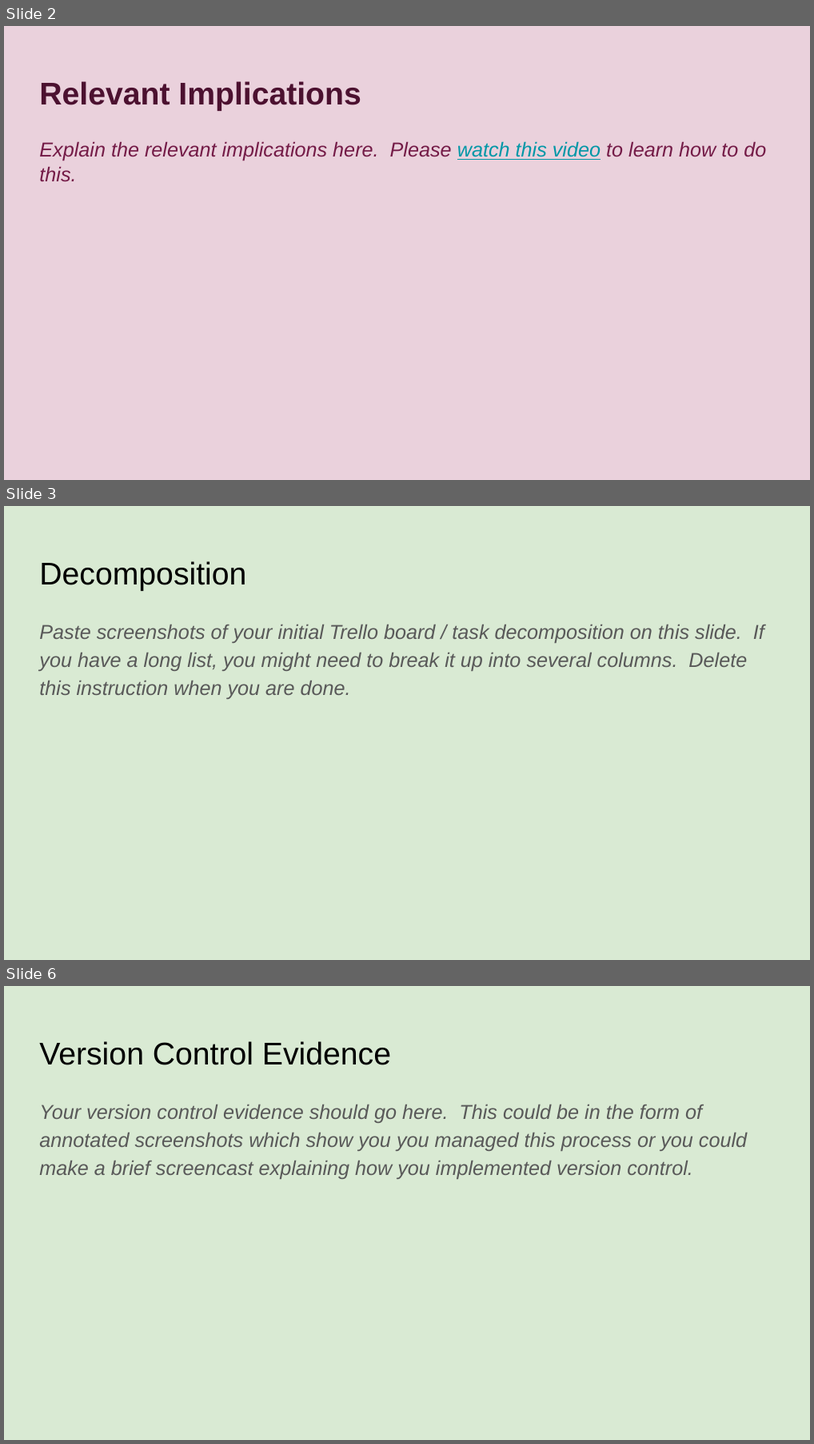
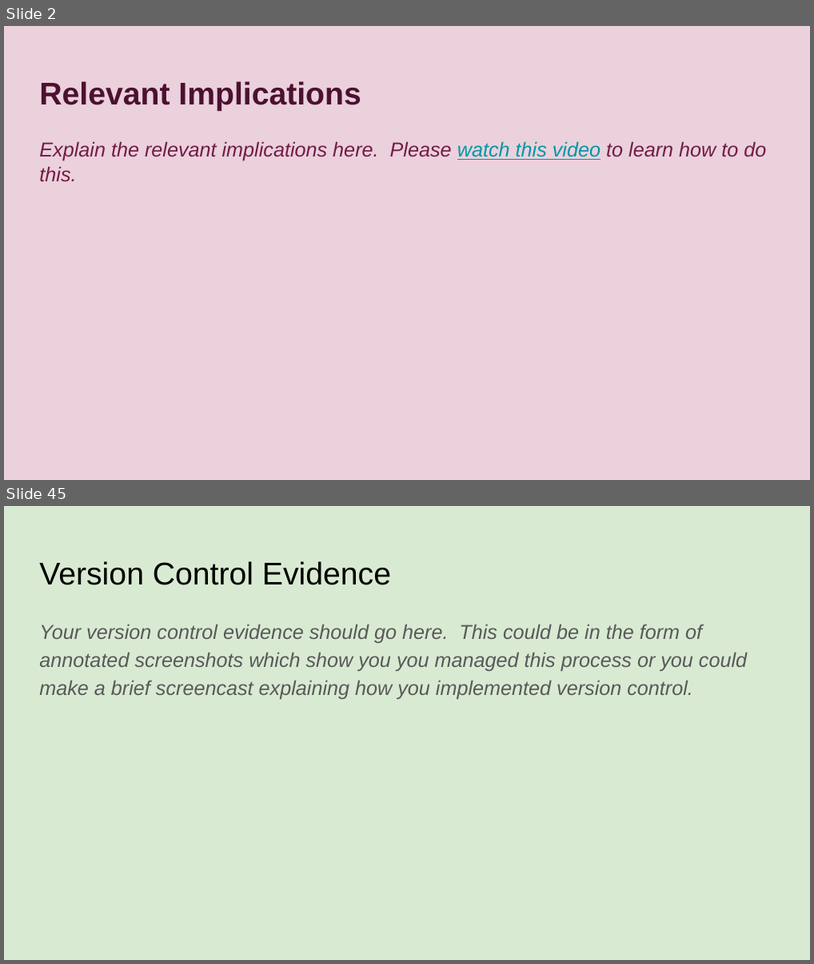
Before and after one commit to LaurenceStewart/Pizza_Bot, a slide deck: 022_91893+_+91897+Documentation.pptx. Shown one above the other, each under a label of ours: slides 2, 3 and 6 before the commit, slides 2 and 45 after it; the slides between them are not shown. The pictures are 814x1444 and 814x964 pixels, drawn with LibreOffice and Linux fonts; fonts in the diff are those of the drawing. Boxes give left, top, right and bottom in pixels: in the first picture for what was removed or moved away, otherwise in the second. Text is boxed around its words. In the diff, an @@ line names an element or a change of style, - is before the commit and + after.

```diff
--- a/022_91893+_+91897+Documentation.pptx
+++ b/022_91893+_+91897+Documentation.pptx
@@ slide 3 removed at box(4, 506, 810, 960), background #D9EAD3 @@
@@ title removed at box(39, 561, 246, 591) @@
-Decomposition
@@ text removed at box(39, 624, 765, 699) @@
-Paste screenshots of your initial Trello board / task decomposition on this slide. If you have a long list, you might need to break it up into several columns. Delete this instruction when you are done.
@@ what was slide 6 is now slide 45 @@
```
Also in this commit, not shown: 3 slides changed, 40 slides added, 3 other files.
